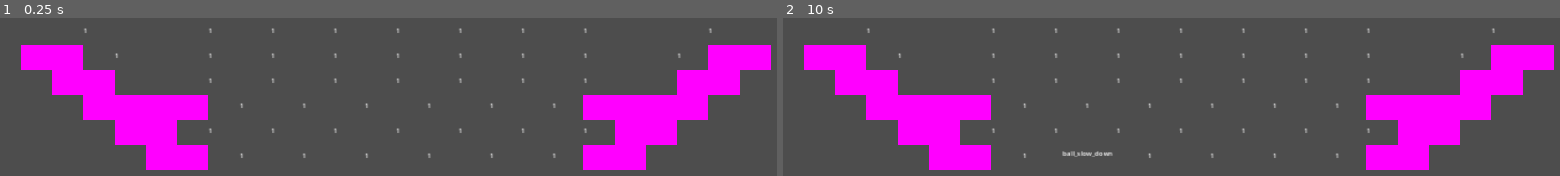
Above: before the commit, frames 1-2 (left to right).
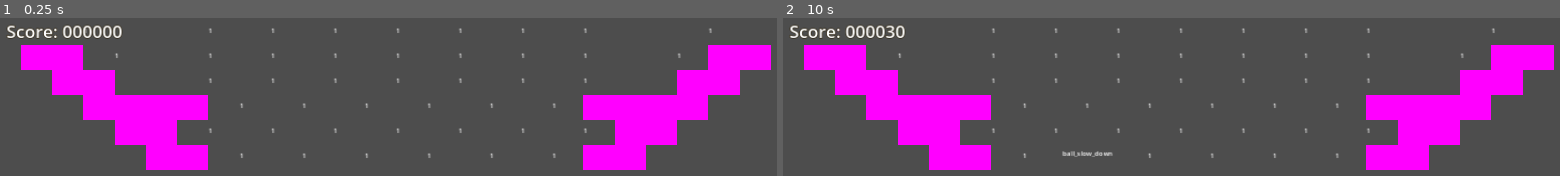
Above: after the commit, the same moments.

Repository: O-39889/brickout
Game: Godot game, scene res://scenes/main_level.tscn
The game is run twice, just before and just after one commit, with the same random seed, the same clock (stepped at 60 frames per second) and the same inputs.
Inputs (mouse positions are in pixels of both pictures, inside the frame that each line leads up to):
- Up to frame 1 (0.25 s): no input
- Up to frame 2 (10 s): tap Enter at 0.5 s; move the mouse to (outside the picture) at 0.52 s; click (outside the picture) at 0.67 s; tap R (debug_restart) every 0.75 s from 1.25 to 4.25 s; move the mouse to (outside the picture) at 1.27 s; click (outside the picture) at 1.42 s; move the mouse to (outside the picture) at 2.02 s; click (outside the picture) at 2.17 s; move the mouse to (outside the picture) at 2.77 s; click (outside the picture) at 2.92 s; move the mouse to (outside the picture) at 3.52 s; click (outside the picture) at 3.67 s; tap F2 (debug_2) at 4.15 s; move the mouse to (outside the picture) at 4.27 s; click (outside the picture) at 4.42 s; move the mouse to (outside the picture) at 5.02 s; click (outside the picture) at 5.17 s; move the mouse to (outside the picture) at 5.77 s; click (outside the picture) at 5.92 s; move the mouse to (outside the picture) at 6.52 s; click (outside the picture) at 6.67 s; move the mouse to (outside the picture) at 7.27 s; click (outside the picture) at 7.42 s; move the mouse to (outside the picture) at 8.02 s; click (outside the picture) at 8.17 s; move the mouse to (outside the picture) at 8.77 s; click (outside the picture) at 8.92 s; move the mouse to (outside the picture) at 9.52 s; click (outside the picture) at 9.67 s

The runs differ from the first frame. In frame 1, 0.7% of the frame differs, in the area x 0-16%, y 4-14%; in frame 2, 0.6%.

Commit message:
Implement score???
In a very simple way for now

Diff:
--- a/project.godot
+++ b/project.godot
@@ -19,6 +19,7 @@
 
 Globals="*res://scripts/singletons/Globals.gd"
 EventBus="*res://scripts/singletons/event_bus.gd"
+GameProgression="*res://scripts/singletons/game_progression.gd"
 
 [debug]
 
--- a/scenes/main_level.tscn
+++ b/scenes/main_level.tscn
@@ -1,12 +1,18 @@
-[gd_scene load_steps=6 format=3 uid="uid://ivtwix13e1nt"]
+[gd_scene load_steps=8 format=3 uid="uid://ivtwix13e1nt"]
 
 [ext_resource type="PackedScene" uid="uid://cljyfysqemsgw" path="res://scenes/level.tscn" id="1_fbwrt"]
 [ext_resource type="PackedScene" uid="uid://coqsjdil7pruh" path="res://scenes/level_components/brick_manager.tscn" id="3_kuuje"]
 [ext_resource type="PackedScene" uid="uid://jeo4t2v7ja84" path="res://scenes/level_components/powerup_manager.tscn" id="4_5blil"]
 [ext_resource type="PackedScene" uid="uid://blofikyc7x7vn" path="res://scenes/RegularBrick.tscn" id="4_xeb2x"]
 [ext_resource type="PackedScene" uid="uid://blefa03mpdv8b" path="res://scenes/IndestructibleBrick.tscn" id="5_s0seo"]
-
-[node name="Level" instance=ExtResource("1_fbwrt")]
+[ext_resource type="Script" path="res://scripts/level_gui.gd" id="6_ip4hg"]
+
+[sub_resource type="LabelSettings" id="LabelSettings_0fqg0"]
+font_size = 42
+outline_size = 5
+outline_color = Color(0.145035, 0.0963099, 3.60981e-08, 1)
+
+[node name="MainLevel" instance=ExtResource("1_fbwrt")]
 add_paddle = true
 powerup_chance = 0.1
 pool_type = 0
@@ -186,5 +192,18 @@
 metadata/_edit_lock_ = true
 
 [node name="GUI" type="CanvasLayer" parent="." index="4"]
+script = ExtResource("6_ip4hg")
+
+[node name="Score" type="Label" parent="GUI" index="0"]
+anchors_preset = -1
+offset_left = 25.0
+offset_top = 25.0
+text = "Score: 000000"
+label_settings = SubResource("LabelSettings_0fqg0")
+
+[node name="ScoreTimer" type="Timer" parent="GUI" index="1"]
+wait_time = 0.1
+
+[connection signal="timeout" from="GUI/ScoreTimer" to="GUI" method="_on_score_timer_timeout"]
 
 [editable path="BrickManager"]
--- a/scripts/Level.gd
+++ b/scripts/Level.gd
@@ -127,6 +127,8 @@
 		get_tree().reload_current_scene();
 	if event.is_action_pressed("debug_1"):
 		get_tree().get_nodes_in_group(&'balls').pick_random().direction = Vector2(1, 0.00000000001).normalized();
+	if event.is_action_pressed("debug_2"):
+		GameProgression.score -= 15;
 
 
 func _on_barrier_hit():
--- a/scripts/level_components/brick_manager.gd
+++ b/scripts/level_components/brick_manager.gd
@@ -9,7 +9,7 @@
 
 func _on_brick_destroyed(brick: Brick, ball: Ball):
 	if brick.is_in_group(&'destructible_bricks'):
-		print(get_tree().get_nodes_in_group(&'destructible_bricks').size());
+		GameProgression.score += 100;
 		if get_tree().get_nodes_in_group(&'destructible_bricks').is_empty():
 			print('Win!');
 			await get_tree().create_timer(1.0).timeout;
--- /dev/null
+++ b/scripts/level_gui.gd
@@ -0,0 +1,39 @@
+extends CanvasLayer;
+# This entire script looks horrible. My goodness gracious!
+
+const COUNTER_UPDATE_FREQUENCY = 0.025; # poka chto
+const COUNTER_CHANGE_PER_UPDATE = 10;
+
+
+@onready var score_label : Label = $Score;
+@onready var score_timer : Timer = $ScoreTimer;
+@onready var current_display_score : int = GameProgression.score:
+	get:
+		return current_display_score;
+	set(value):
+		current_display_score = value;
+		score_label.text = 'Score: ' + ('%06d' % current_display_score);
+@onready var target_display_score : int = current_display_score;
+
+
+# Called when the node enters the scene tree for the first time.
+func _ready():
+	score_timer.wait_time = COUNTER_UPDATE_FREQUENCY;
+	EventBus.score_changed.connect(_on_score_changed);
+
+
+func _on_score_changed():
+	target_display_score = GameProgression.score;
+	if score_timer.is_stopped():
+		score_timer.start();
+
+
+func _on_score_timer_timeout():
+	if current_display_score < target_display_score:
+		current_display_score = mini(target_display_score,
+			current_display_score + COUNTER_CHANGE_PER_UPDATE);
+	elif current_display_score > target_display_score:
+		current_display_score = maxi(target_display_score,
+			current_display_score - COUNTER_CHANGE_PER_UPDATE);
+	else:
+		score_timer.stop();
--- a/scripts/singletons/event_bus.gd
+++ b/scripts/singletons/event_bus.gd
@@ -2,8 +2,13 @@
 
 
 signal ball_lost(ball: Ball);
-signal powerup_collected(powerup: Powerup);
 signal ball_target_speed_idx_changed;
+
 signal brick_hit(brick: Brick, ball: Ball);
 signal brick_destroyed(brick: Brick, ball: Ball);
+
 signal barrier_hit;
+
+signal powerup_collected(powerup: Powerup);
+
+signal score_changed;
--- /dev/null
+++ b/scripts/singletons/game_progression.gd
@@ -0,0 +1,9 @@
+extends Node;
+
+
+@onready var score : int = 0:
+	get:
+		return score;
+	set(value):
+		score = maxi(value, 0);
+		EventBus.score_changed.emit();
